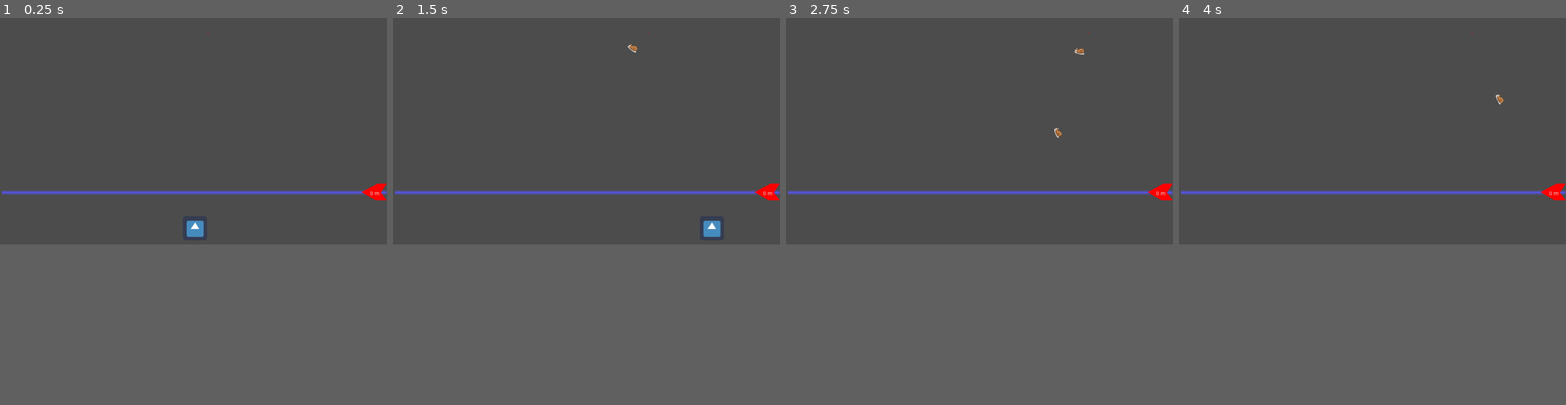
Above: before the commit, frames 1-4 (left to right).
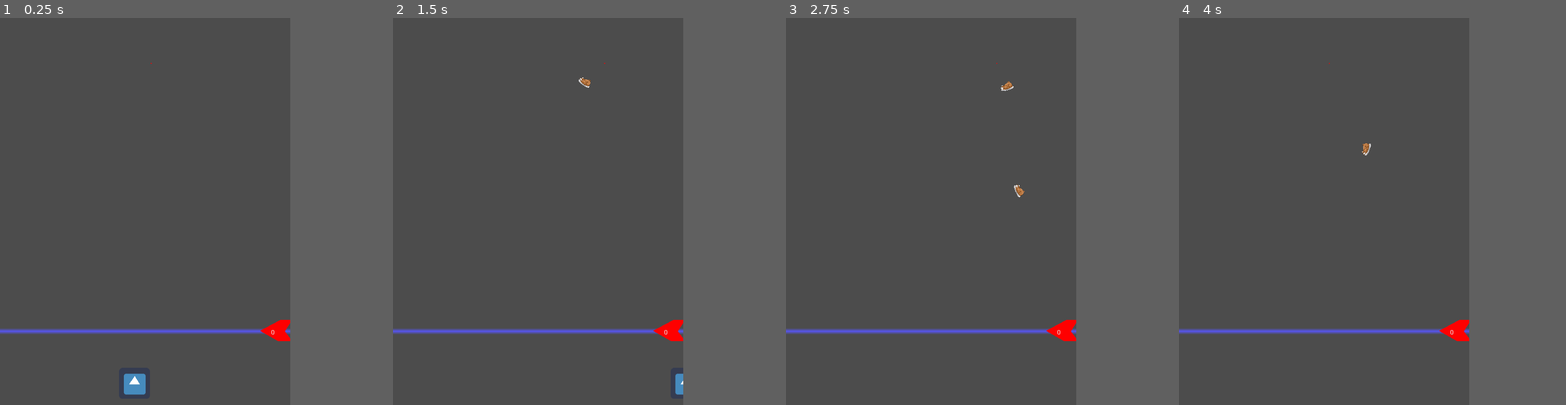
Above: after the commit, the same moments.

Repository: ludum-rlyeh/LD49-Unstable
Game: Godot game, scene res://Scenes/Levels/LevelTest.tscn
Same seed, same stepped clock (60 frames per second), same inputs: the game is played once before the commit and once after it. The engine's default icon, where the game draws it, is replaced by a stand-in: a white triangle on a blue panel in a dark square.
Inputs:
- Up to frame 1 (0.25 s): no input
- Up to frame 2 (1.5 s): tap Enter (ui_accept) at 0.5, 0.77 s; hold Right (ui_right) 0.53-1.28 s; hold Down (ui_down) from 1.28 s (still down)
- Up to frame 3 (2.75 s): tap Enter (ui_accept) at 1.52 s; release Down (ui_down) at 2.03 s; hold Right (ui_right) from 2.03 s (still down)
- Up to frame 4 (4 s): tap Enter (ui_accept) at 3.02, 3.77 s; release Right (ui_right) at 3.53 s; hold Left (ui_left) from 3.53 s (still down)
In our replay, the window is 800x468 before the commit and 600x800 after it. These sizes can differ from the game's own. Grey fills any space a smaller window leaves; there, only what the larger window draws over its background counts as a difference.

The runs differ from the first frame. In frame 1, 2.8% of the frame differs, in the area x 0-100%, y 3-98%; in frame 2, 2.7%; in frame 3, 2.5%; in frame 4, 2.4%.

Commit message:
update viewport + ajout musique

Diff:
--- a/Scenes/Levels/LevelTest.tscn
+++ b/Scenes/Levels/LevelTest.tscn
@@ -6,6 +6,7 @@
 [ext_resource path="res://Scenes/Camera.tscn" type="PackedScene" id=4]
 [ext_resource path="res://Scenes/Scorer.tscn" type="PackedScene" id=5]
 [ext_resource path="res://icon.png" type="Texture" id=6]
+[ext_resource path="res://Assets/Musics/Nosabe_-_Mauvaise_Affaire.ogg" type="AudioStream" id=7]
 
 [node name="LevelTest" type="Node2D"]
 script = ExtResource( 2 )
@@ -13,20 +14,31 @@
 [node name="Camera" parent="." instance=ExtResource( 4 )]
 
 [node name="Player" type="KinematicBody2D" parent="."]
-position = Vector2( 515.905, 557.178 )
+position = Vector2( 278.049, 755.392 )
 script = ExtResource( 1 )
 speed = Vector2( 128, 0 )
 
 [node name="Sprite" type="Sprite" parent="Player"]
 texture = ExtResource( 6 )
+__meta__ = {
+"_edit_lock_": true
+}
 
 [node name="CollisionPolygon2D" type="CollisionPolygon2D" parent="Player"]
 position = Vector2( -1.86539, -2.45763 )
 scale = Vector2( 1.00602, 0.975673 )
 polygon = PoolVector2Array( -27.527, -30.5276, 192.705, -30.279, 192.705, -87.6752, 184.753, -87.6752, 184.753, -38.478 …(706 unchanged characters)…
+__meta__ = {
+"_edit_lock_": true
+}
 
 [node name="Popper" parent="." instance=ExtResource( 3 )]
-position = Vector2( 525.513, 40.7348 )
+position = Vector2( 287.657, 93.5918 )
 
 [node name="Scorer" parent="." instance=ExtResource( 5 )]
-position = Vector2( 1024.15, 462.656 )
+position = Vector2( 605.07, 647.655 )
+
+[node name="AudioStreamPlayer" type="AudioStreamPlayer" parent="."]
+stream = ExtResource( 7 )
+autoplay = true
+bus = "Background"
--- a/Scripts/LevelTest.gd
+++ b/Scripts/LevelTest.gd
@@ -39,7 +39,7 @@
 		if abs($Scorer.position.y - $Popper.position.y) < _current_height / 3.0:
 			new_pos.y -= _current_height
 			_current_height *= 2.0
-		elif _current_height > get_viewport_rect().size.y and abs($Scorer.position.y - $Popper.position.y)  > 3.0 * _current_height / 4.0 :
+		elif _current_height > get_viewport_rect().size.y and abs($Scorer.position.y - $Popper.position.y)  > 2.0 * _current_height / 3.0 :
 			_current_height /= 2.0
 			new_pos.y += _current_height
 
--- a/Scripts/Scorer.gd
+++ b/Scripts/Scorer.gd
@@ -8,7 +8,7 @@
 	var viewport_size_x = get_viewport_rect().size.x
 	$RayCast2D.cast_to.x = -viewport_size_x
 	initial_y = self.position.y
-	$Line.set_scale(Vector2(viewport_size_x / 1024 * $Line.scale.x, $Line.scale.y))
+	$Line.set_scale(Vector2(viewport_size_x / 600 * $Line.scale.x, $Line.scale.y))
 
 
 func _process(delta):
@@ -16,7 +16,7 @@
 		score += delta
 	elif score > 0:
 		score -= delta
-	$Label.text = String(int(round(score))) + " m"
+	$Label.text = String(int(round(score)))
 
 	if self.position.y <= initial_y :
 		self.position.y = initial_y - speed * score
--- /dev/null
+++ b/default_bus_layout.tres
@@ -0,0 +1,16 @@
+[gd_resource type="AudioBusLayout" format=2]
+
+[resource]
+bus/0/volume_db = -0.130497
+bus/1/name = "Background"
+bus/1/solo = false
+bus/1/mute = false
+bus/1/bypass_fx = false
+bus/1/volume_db = -10.0692
+bus/1/send = "Master"
+bus/2/name = "Sfx"
+bus/2/solo = false
+bus/2/mute = false
+bus/2/bypass_fx = false
+bus/2/volume_db = 0.0
+bus/2/send = "Master"
--- a/project.godot
+++ b/project.godot
@@ -17,6 +17,12 @@
 [autoload]
 
 Signals="*res://Scripts/Signals.gd"
+
+[display]
+
+window/size/width=600
+window/size/height=800
+window/size/resizable=false
 
 [input]
 
Not shown: 1 places in Scenes/Levels/LevelTest.tscn that only renumber resources
Not shown: 2 places in Shaders/ScoreLine.tres that only renumber resources
Not shown, added: Assets/Musics/Nosabe_-_Mauvaise_Affaire.ogg
